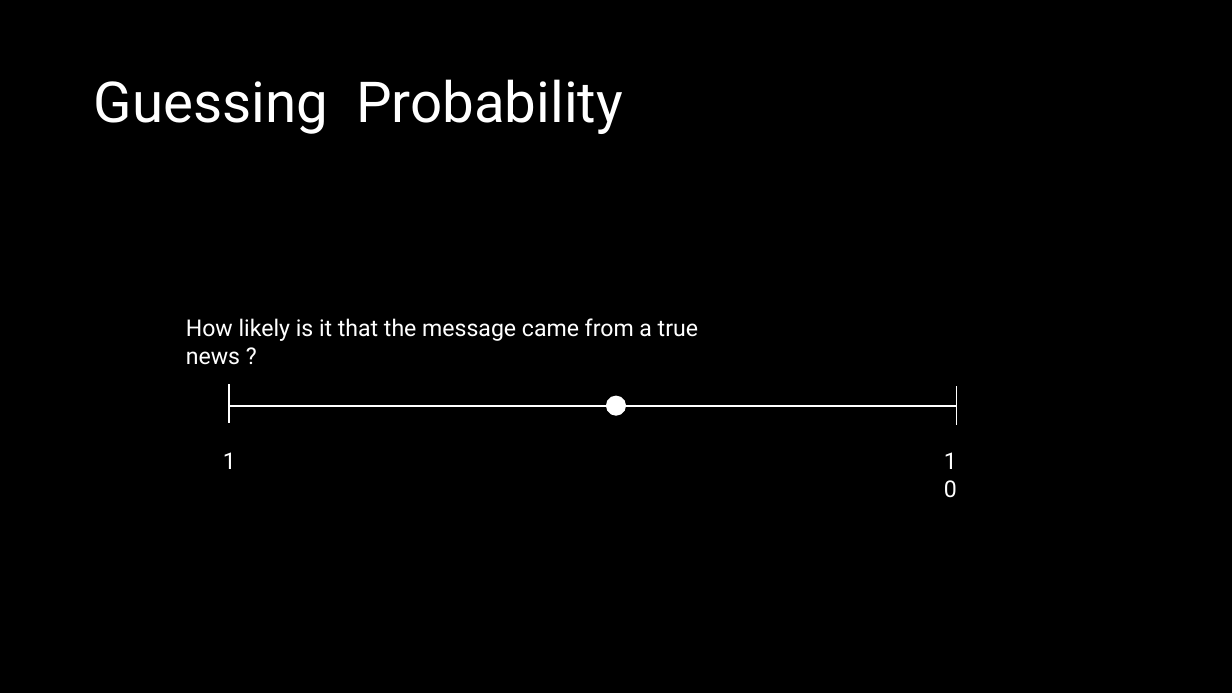
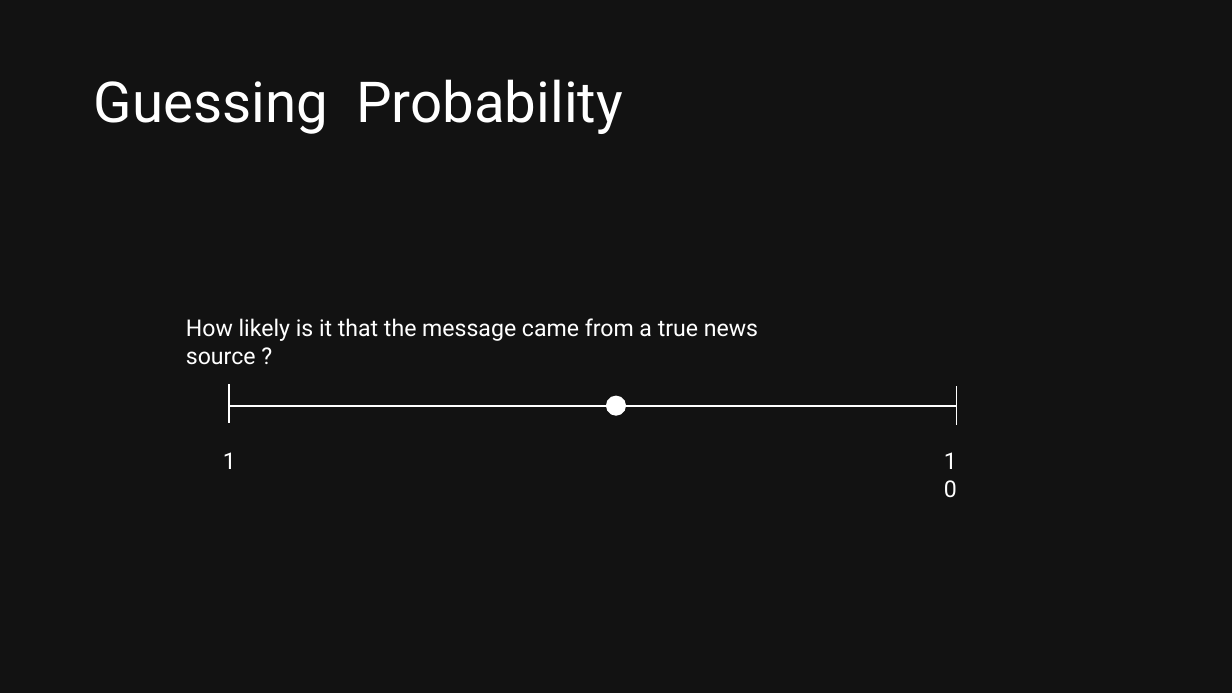
Before and after one commit to Nomandes/social_science_replication_good_news, a slide deck: slide 5 of replication_presentation.pptx. Drawn at 1232x693 pixels with LibreOffice and Linux fonts; fonts in the diff are those of the drawing. Boxes give left, top, right and bottom in pixels: in the first picture for what was removed or moved away, otherwise in the second. Text is boxed around its words. In the diff, an @@ line names an element or a change of style, - is before the commit and + after.

```diff
--- a/replication_presentation.pptx
+++ b/replication_presentation.pptx
@@ background #000000 to #121212 @@
@@ text at [186,318,758,341]: text changed @@
-How likely is it that the message came from a true news ?
+How likely is it that the message came from a true news source ?
```
Also in this commit, not shown: 4 other slides changed, 5 slides added, 3 slides removed.
